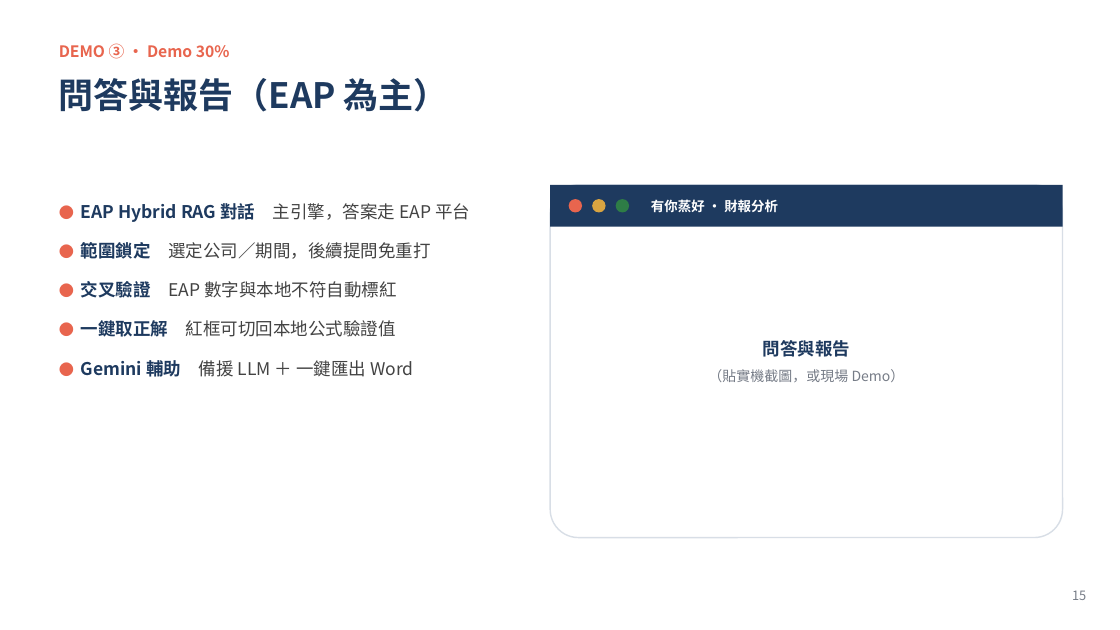
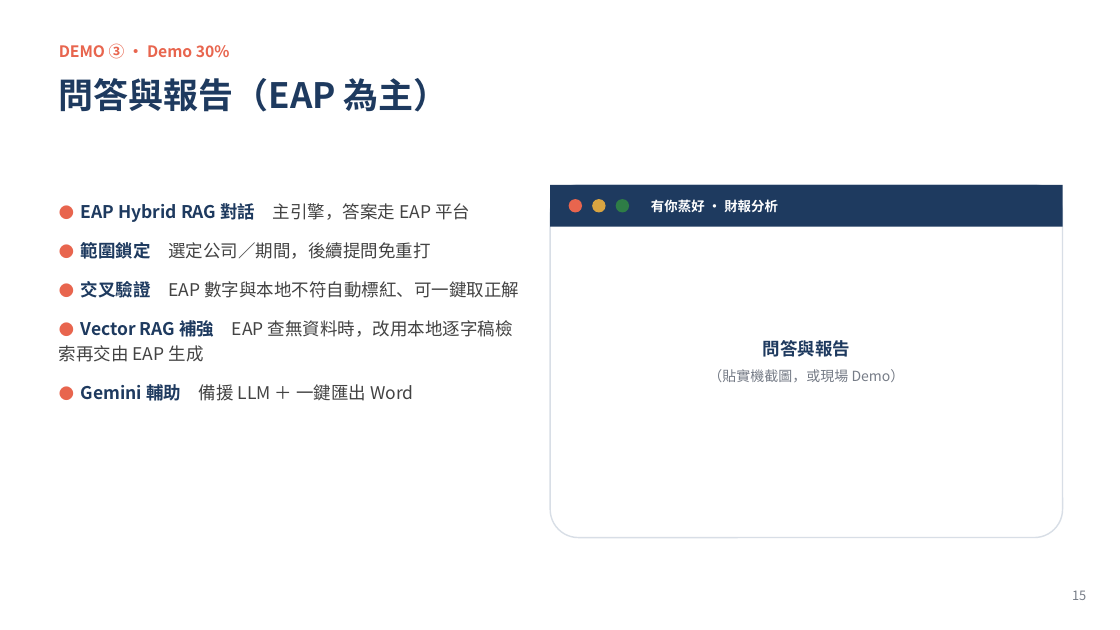
Before and after one commit to WangChiaChen/hybrid-rag-project, a slide deck: slide 15 of 比賽簡報_升級版.pptx. Drawn at 1120x630 pixels with LibreOffice and Linux fonts; fonts in the diff are those of the drawing. Boxes give left, top, right and bottom in pixels: in the first picture for what was removed or moved away, otherwise in the second. Text is boxed around its words. In the diff, an @@ line names an element or a change of style, - is before the commit and + after.

```diff
--- a/比賽簡報_升級版.pptx
+++ b/比賽簡報_升級版.pptx
@@ text at (81, 281, 519, 341): text changed @@
-● 交叉驗證 EAP 數字與本地不符自動標紅
-● 一鍵取正解 紅框可切回本地公式驗證值
+● 交叉驗證 EAP 數字與本地不符自動標紅、可一鍵取正解
+● Vector RAG 補強 EAP 查無資料時，改用本地逐字稿檢索再交由 EAP 生成
```
Also in this commit, not shown: 3 other slides changed, 1 other file.
